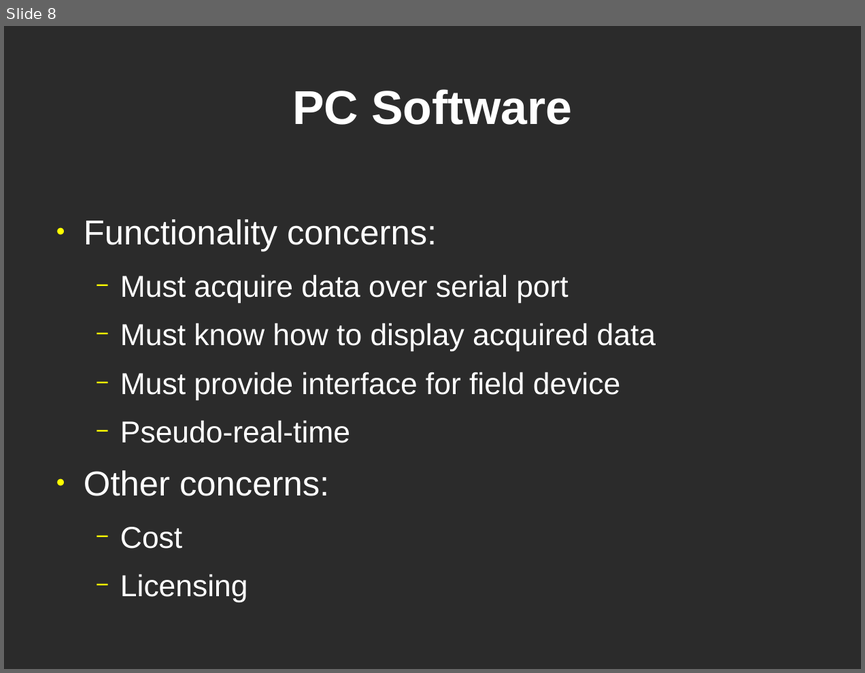
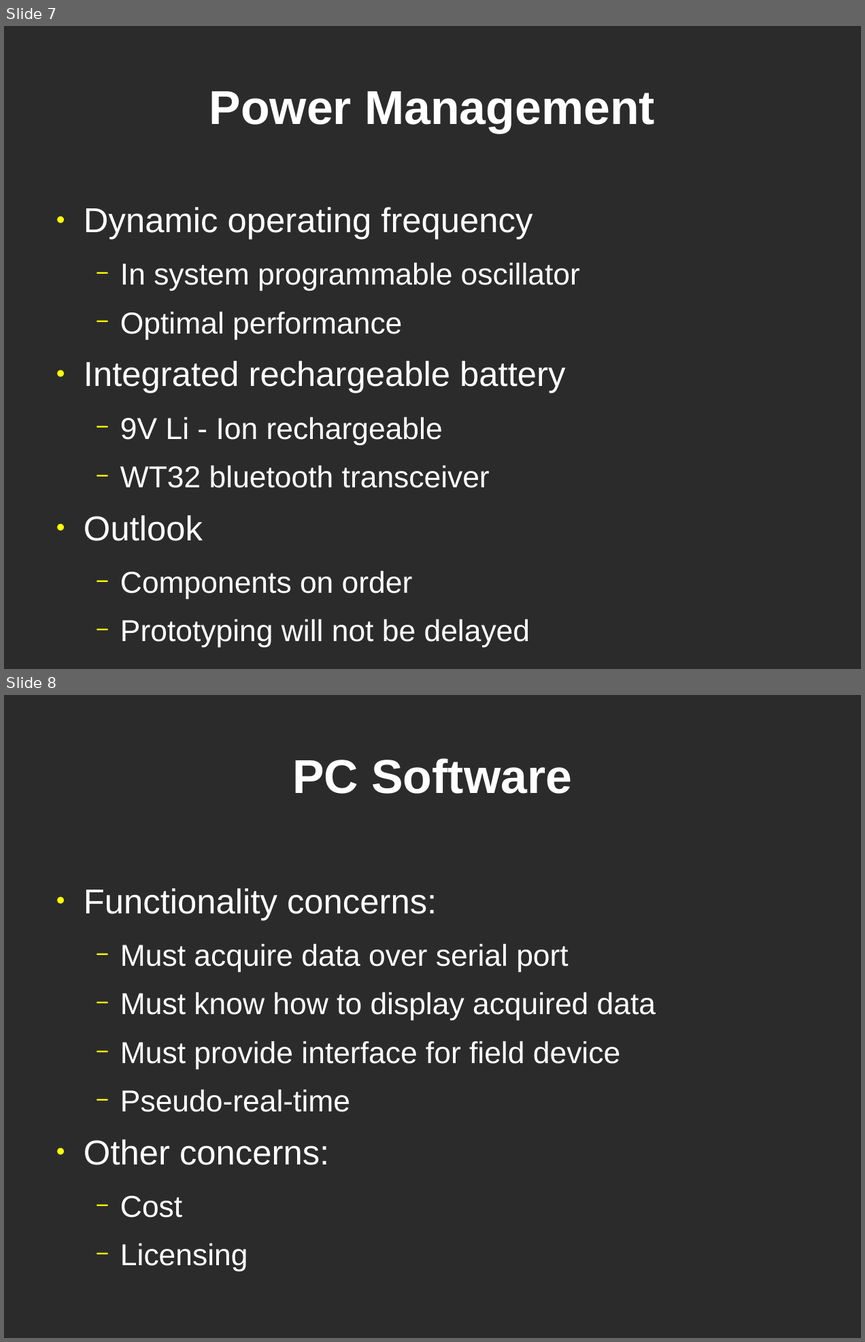
Before and after one commit to lordofhyphens/ece495a, a slide deck: forms/ProgressPresentation.odp. Shown one above the other, each under a label of ours: slide 8 before the commit, slides 7 and 8 after it. The pictures are 865x673 and 865x1342 pixels, drawn with LibreOffice and Linux fonts; fonts in the diff are those of the drawing; background and template pictures are left out; a plain dark background stands for a picture behind light text. Boxes give left, top, right and bottom in pixels: in the first picture for what was removed or moved away, otherwise in the second. Text is boxed around its words. In the diff, an @@ line names an element or a change of style, - is before the commit and + after.

```diff
--- a/forms/ProgressPresentation.odp
+++ b/forms/ProgressPresentation.odp
@@ slide 7 added at (4,26,861,669), background picture (left out) @@
@@ title added at (209,91,655,133), 44 pt, text #FFFFFF, bold @@
+Power Management
@@ text added at (84,207,580,647), 28 pt, text #FFFFFF @@
+● Dynamic operating frequency
+  − In system programmable oscillator
+  − Optimal performance
+● Integrated rechargeable battery
+  − 9V Li - Ion rechargeable
+  − WT32 bluetooth transceiver
+● Outlook
+  − Components on order
+  − Prototyping will not be delayed
```
Also in this commit, not shown: 1 slide removed.
